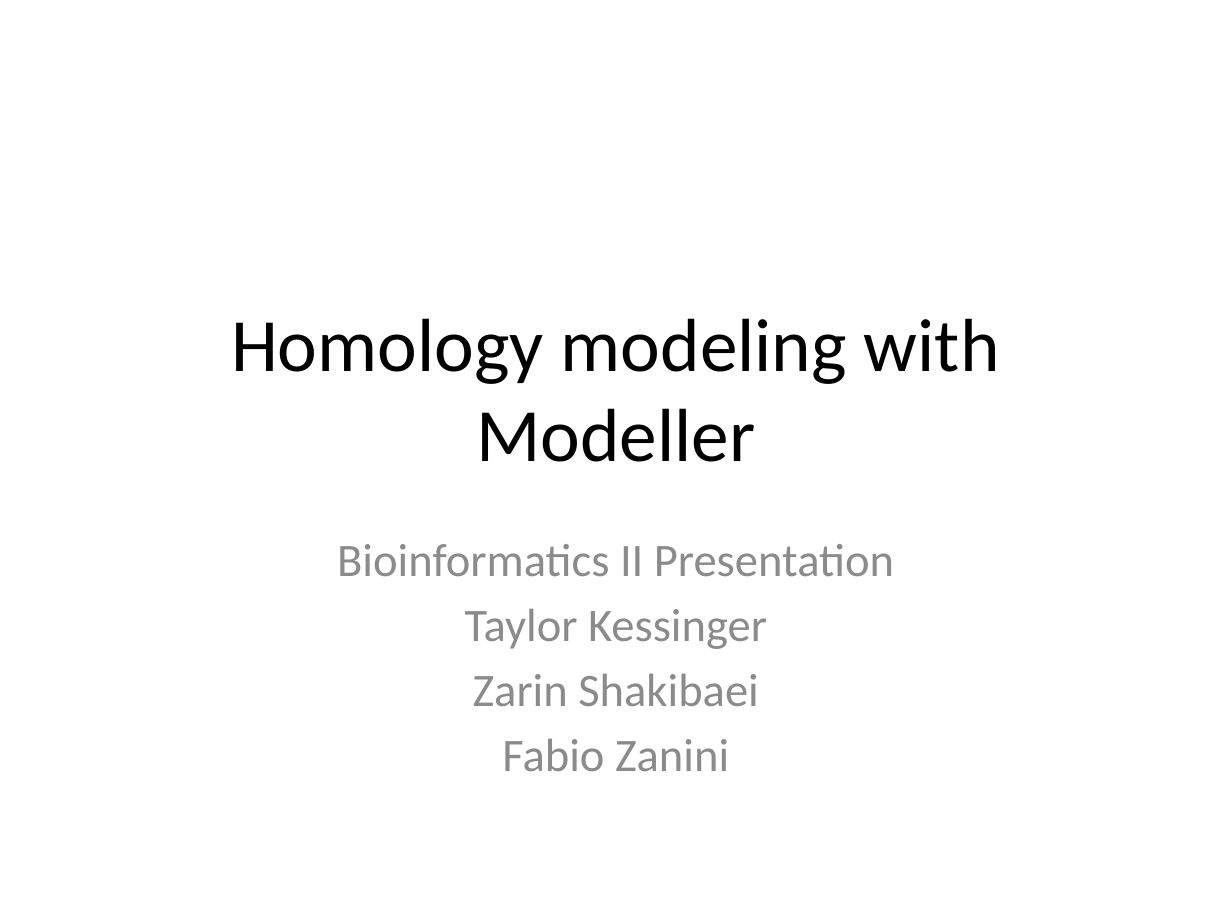
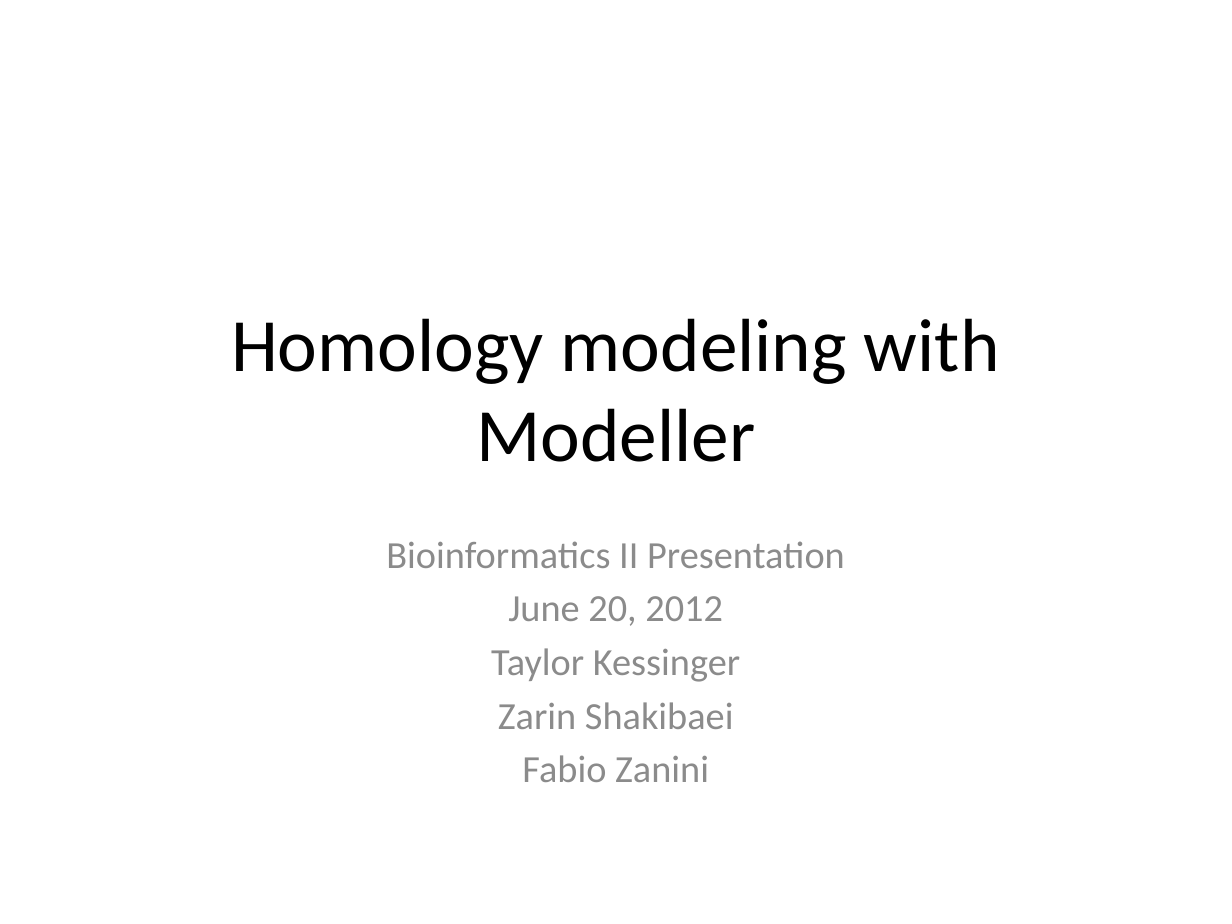
Before and after one commit to iosonofabio/bi2-ss12-p6, a slide deck: slide 1 of project6.pptx. Drawn at 1232x924 pixels with LibreOffice and Linux fonts; fonts in the diff are those of the drawing. Boxes give left, top, right and bottom in pixels: in the first picture for what was removed or moved away, otherwise in the second. Text is boxed around its words. In the diff, an @@ line names an element or a change of style, - is before the commit and + after.

```diff
--- a/project6.pptx
+++ b/project6.pptx
@@ subtitle at <box>386,541,845,782</box>: size 27.2 to 22.4 pt in "Bioinformatics II Presentation", "Taylor Kessinger", "Zarin Shakibaei", "Fabio Zanini" @@
@@ subtitle at <box>508,596,723,626</box>: paragraph added @@
+June 20, 2012
```
Also in this commit, not shown: 7 other slides changed, 7 slides added, 1 slide removed, 18 other files.
